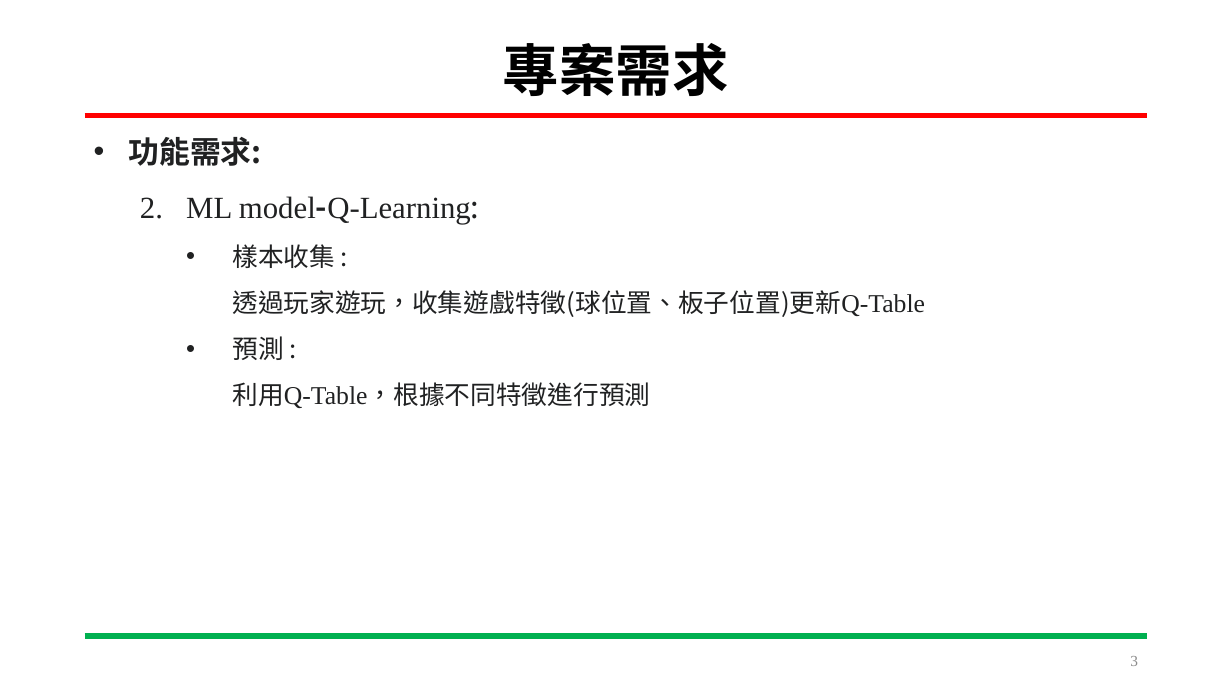
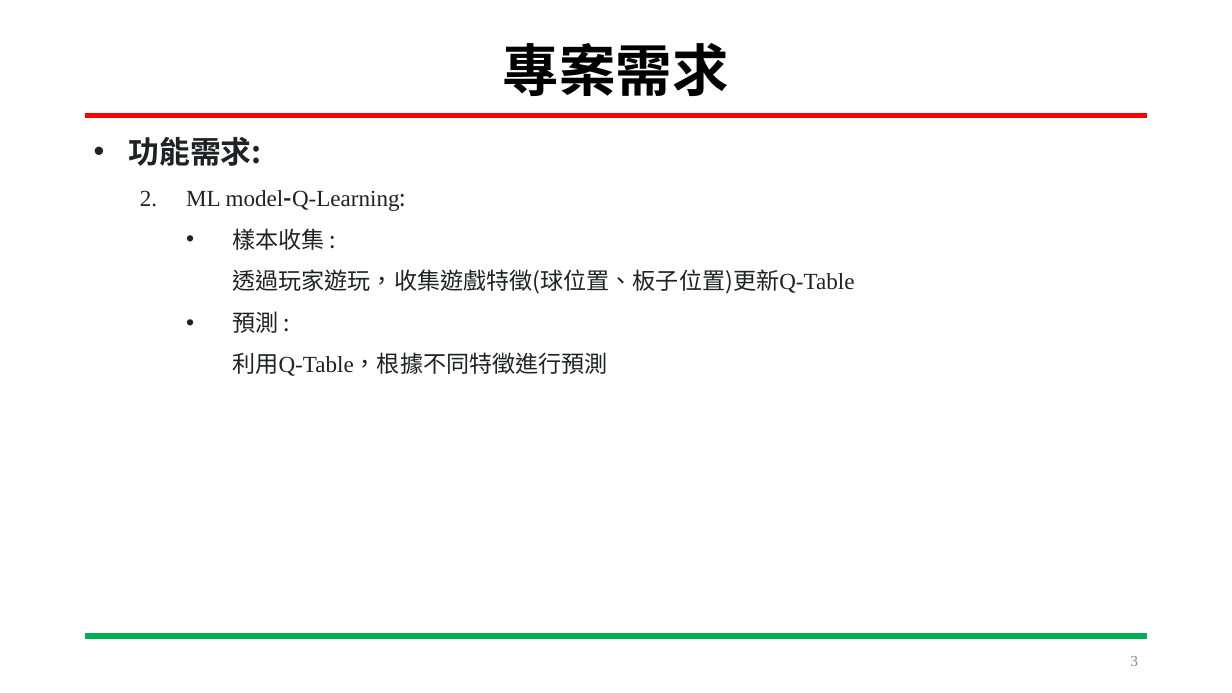
Before and after one commit to HOURFA/ML, a slide deck: slide 3 of final_project/DevelopmentLog/ML_finalproject.pptx. Drawn at 1232x693 pixels with LibreOffice and Linux fonts; fonts in the diff are those of the drawing. Boxes give left, top, right and bottom in pixels: in the first picture for what was removed or moved away, otherwise in the second. Text is boxed around its words. In the diff, an @@ line names an element or a change of style, - is before the commit and + after.

```diff
--- a/final_project/DevelopmentLog/ML_finalproject.pptx
+++ b/final_project/DevelopmentLog/ML_finalproject.pptx
@@ text at (186, 190, 854, 376): size 24 to 18 pt in "ML model-Q-Learning:"; size 20 to 18 pt in "樣本收集 :", "透過玩家遊玩，收集遊戲特徵(球位置、板子位置)更新Q-Table", "預測 :", "利用Q-Table，根據不同特徵進行預測" @@
```
Also in this commit, not shown: 7 other slides changed, 4 slides added.
